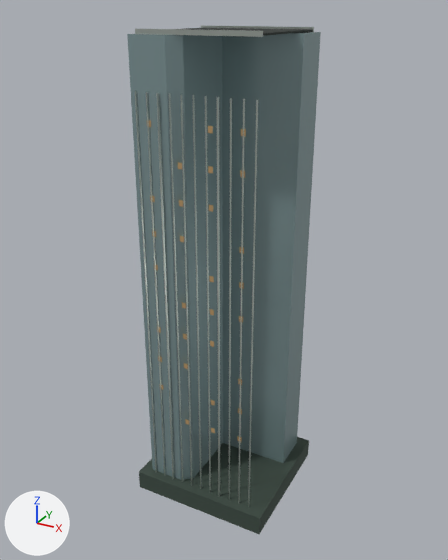
The glTF model landmarks/assets/lite3-2.glb, before and after one commit.
Both versions are drawn from a 50 mm lens placed at (88.8, -158.5, 155.5), pointed at (1.4, 0.5, 76.1). The axes (+X, +Y, +Z) are drawn at lower left. The lights are the same throughout. The first picture is the older version. Vertices at exactly the same position are counted once.

The first picture shows 'envelope', 'fins', 'night_windows', 'parapet', 'podium' and 1 more.
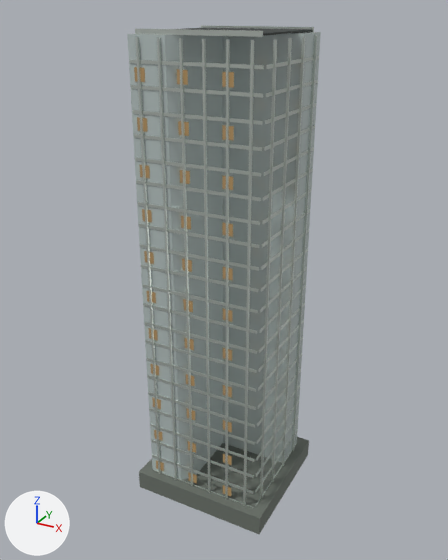
What differs and where, as boxes (x1, y1, x2, y2) in the pictures (448 x 560 px; the box of a moved part takes in the faces that stretch with it):
'envelope', recoloured (lighter): (127, 32, 321, 480) in both
'fins', reshaped: before (135, 91, 258, 507); after (135, 35, 317, 506)
'floor_bands', added: after (130, 56, 319, 508)
'podium', recoloured (lighter): (139, 437, 309, 534) in both
'night_windows', reshaped (33% taller): before (149, 120, 246, 442); after (134, 67, 234, 496)
part 1 of me_fins, rebuilt (15% taller): before (193, 95, 202, 489); after (202, 39, 211, 493)
part 2 of me_fins, rebuilt: before (217, 97, 220, 497); after (225, 39, 230, 499)
part 3 of me_fins, rebuilt: before (229, 98, 232, 499); after (243, 40, 254, 506)
part 4 of me_fins, rebuilt (17% wider, 15% taller): before (135, 91, 157, 472); after (135, 37, 161, 474)
part 5 of me_fins, rebuilt (15% taller): before (146, 92, 166, 475); after (157, 38, 177, 480)
part 6 of me_fins, rebuilt (7% wider, 15% taller): before (169, 94, 183, 482); after (179, 38, 194, 486)
part 7 of me_fins, deleted: before (156, 93, 175, 479)
part 8 of me_fins, deleted: before (181, 94, 192, 485)
part 9 of me_fins, moved or reshaped (mostly hidden before): before (205, 96, 258, 507); after (260, 35, 317, 500)
part 10 of me_night_windows, deleted: before (149, 120, 246, 442)
part 11 of me_night_windows, built on: after (134, 67, 234, 496)

The edits, one by one:
Material 'glass' (mat_glass) changes colour from grey #8ea6a8 to light grey #c5d2d0; in linear values from (0.27, 0.381, 0.392) to (0.558, 0.644, 0.631).
Material 'stone' (mat_stone) changes colour from greyish green #3c4b42 to grey #6d746c; in linear values from (0.0452, 0.0704, 0.0545) to (0.153, 0.175, 0.15).
me_fins is used by ob_fins; location (0.0, 0.0, 0.0).
me_fins had 176 vertices, 264 faces and spanned x -15.9..20.9, y -19.1..20.4, z 1.0..135.0.
me_fins now has 160 vertices, 240 faces and spans x -18.2..23.2, y -19.0..20.3, z 0.5..148.5.
me_fins part 1: the loose piece of 8 vertices spanning x 2.7..2.9, y -18.5..-18.0, z 1.0..135.0 is rebuilt with 8 vertices and now spans x 5.8..6.4, y -18.6..-17.9, z 0.5..148.5.
me_fins part 2: the loose piece of 8 vertices spanning x 9.9..10.1, y -18.8..-17.9, z 1.0..135.0 is rebuilt with 8 vertices and now spans x 12.4..13.0, y -18.5..-17.8, z 0.5..148.5.
me_fins part 3: the loose piece of 8 vertices spanning x 13.5..13.7, y -18.3..-17.8, z 1.0..135.0 is rebuilt with 8 vertices and now spans x 19.0..19.6, y -18.4..-17.7, z 0.5..148.5.
me_fins part 4: the loose piece of 8 vertices spanning x -15.2..-15.0, y -18.8..-18.3, z 1.0..135.0 is rebuilt with 8 vertices and now spans x -13.9..-13.3, y -19.0..-18.3, z 0.5..148.5.
me_fins part 5: the loose piece of 8 vertices spanning x -11.6..-11.4, y -18.8..-18.2, z 1.0..135.0 is rebuilt with 8 vertices and now spans x -7.3..-6.7, y -18.9..-18.2, z 0.5..148.5.
me_fins part 6: the loose piece of 8 vertices spanning x -4.5..-4.2, y -18.7..-18.1, z 1.0..135.0 is rebuilt with 8 vertices and now spans x -0.8..-0.1, y -18.8..-18.1, z 0.5..148.5.
me_fins part 7: the loose piece of 8 vertices spanning x -8.0..-7.8, y -19.1..-18.2, z 1.0..135.0 is deleted.
me_fins part 8: the loose piece of 8 vertices spanning x -0.9..-0.6, y -18.6..-18.1, z 1.0..135.0 is deleted.
me_fins part 9: 48 vertices removed from x 5.6..20.9, y -18.5..20.2, z 1.0..135.0; 32 vertices added at x 22.0..23.2, y -13.3..15.3, z 0.5..148.5.
Other edits to the shape of me_fins do not show in these pictures.
me_night_windows is used by ob_night_windows; location (0.0, 0.0, 0.0).
me_night_windows had 240 vertices, 120 faces and spanned x -12.7..17.7, y -18.4..19.7, z 31.4..127.7.
me_night_windows now has 264 vertices, 132 faces and spans x -15.9..14.3, y -18.4..19.6, z 7.9..141.1.
me_night_windows part 10: 59 loose pieces with 236 vertices, spanning x -12.7..17.7, y -18.4..19.7, z 31.4..127.7, are deleted.
Part 11, on me_night_windows:
3 vertices are removed from x -12.7..-11.3, y 19.2, z 83.8..85.7.
2 faces are deleted.
1 vertex moves within x -12.7, y 19.2, z 85.7.
131 vertices are added at x -15.9..14.3, y -18.4..19.6, z 7.9..137.5.
132 new vertices lie (0.0, 0.0, 3.6) away from vertices in x -15.9..14.3, y -18.4..19.6, z 7.9..137.5.
132 new faces join them.
Mesh me_floor_bands is new.
It has 704 vertices, 1056 faces and spans x -17.8..22.8, y -18.6..19.9, z 6.0..143.0.
It uses material mat_metal (light grey #d5ddd6).
Object 'floor_bands' (ob_floor_bands) is new; it shows me_floor_bands.
Its location is (0.0, 0.0, 0.0).
